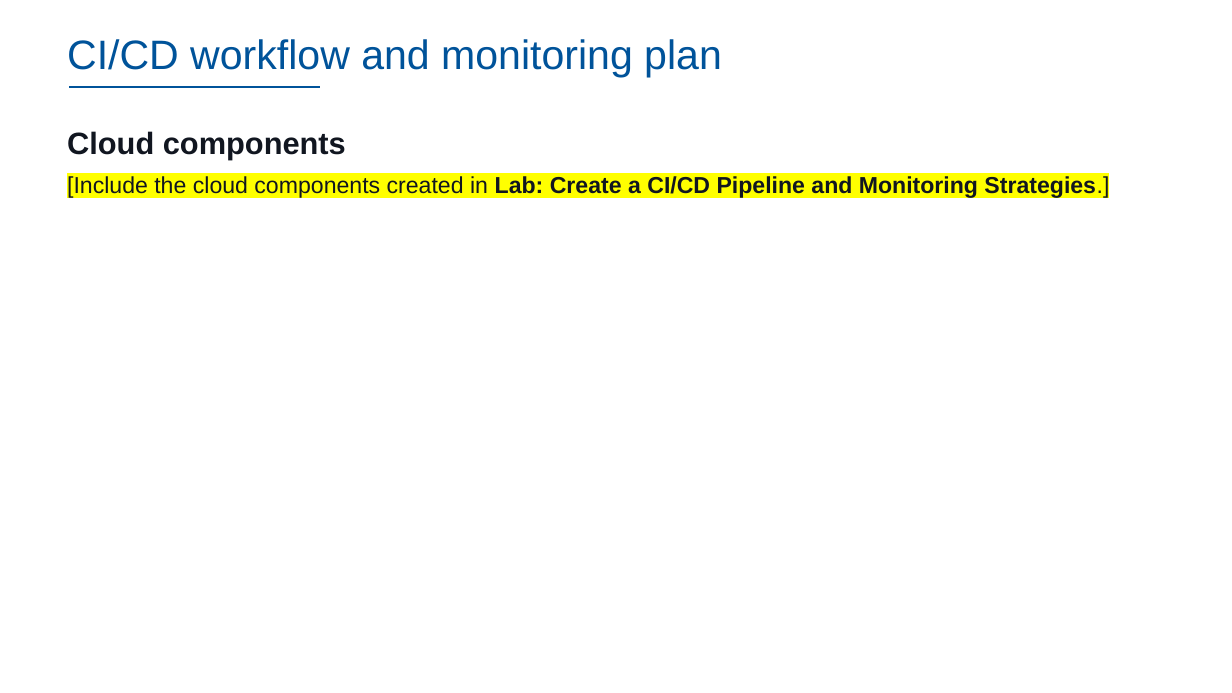
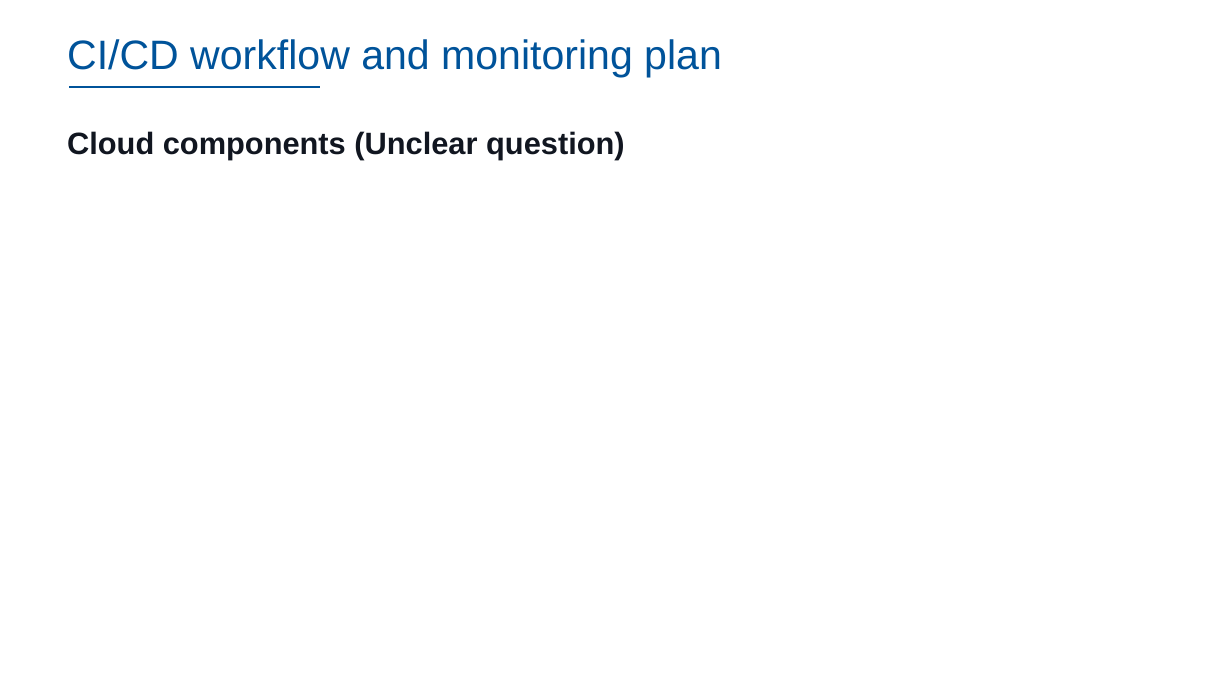
Before and after one commit to dennislamcv1/IBMSSA, a slide deck: slide 34 of Systems and Solutions Architect Capstone Project/Final Project.pptx (slide 36 before the commit). Drawn at 1232x693 pixels with LibreOffice and Linux fonts; fonts in the diff are those of the drawing; background and template pictures are left out. Boxes give left, top, right and bottom in pixels: in the first picture for what was removed or moved away, otherwise in the second. Text is boxed around its words. In the diff, an @@ line names an element or a change of style, - is before the commit and + after.

```diff
--- a/Systems and Solutions Architect Capstone Project/Final Project.pptx
+++ b/Systems and Solutions Architect Capstone Project/Final Project.pptx
@@ text at (x1=67, y1=131, x2=624, y2=159): text changed; size 18 to 24 pt @@
-Cloud components
-[Include the cloud components created in Lab: Create a CI/CD Pipeline and Monitoring Strategies.]
+Cloud components (Unclear question)
```
Also in this commit, not shown: 8 other slides changed, 3 slides added, 5 slides removed, 11 other files.
